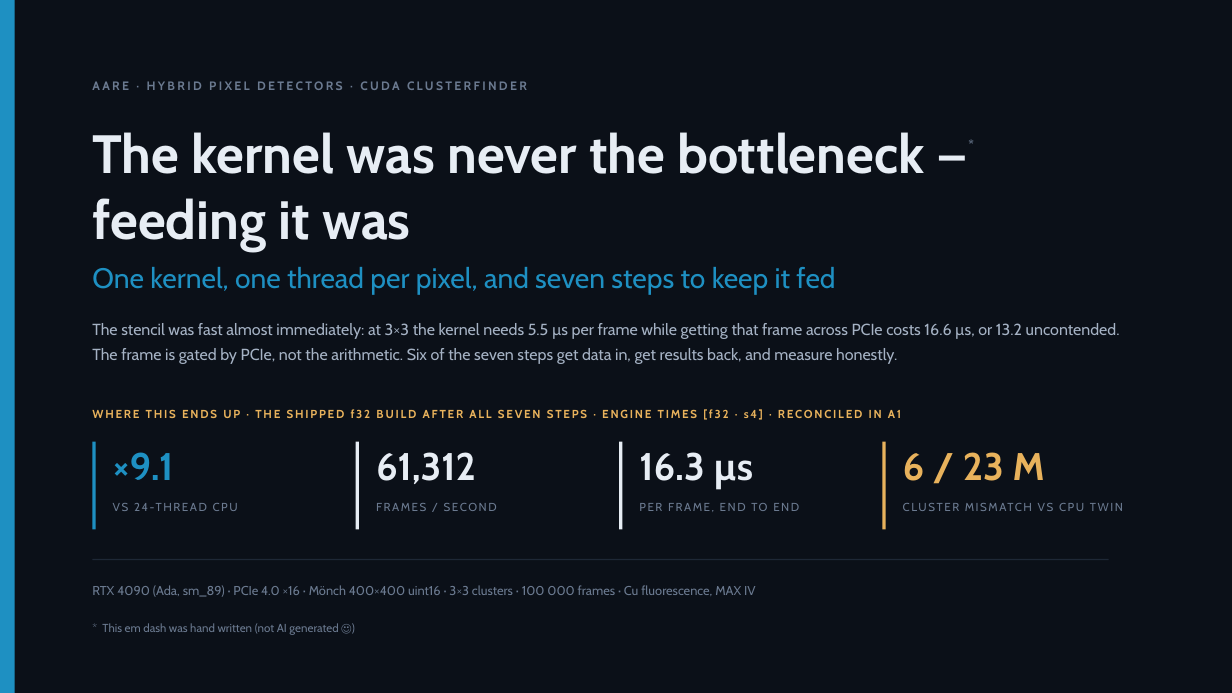
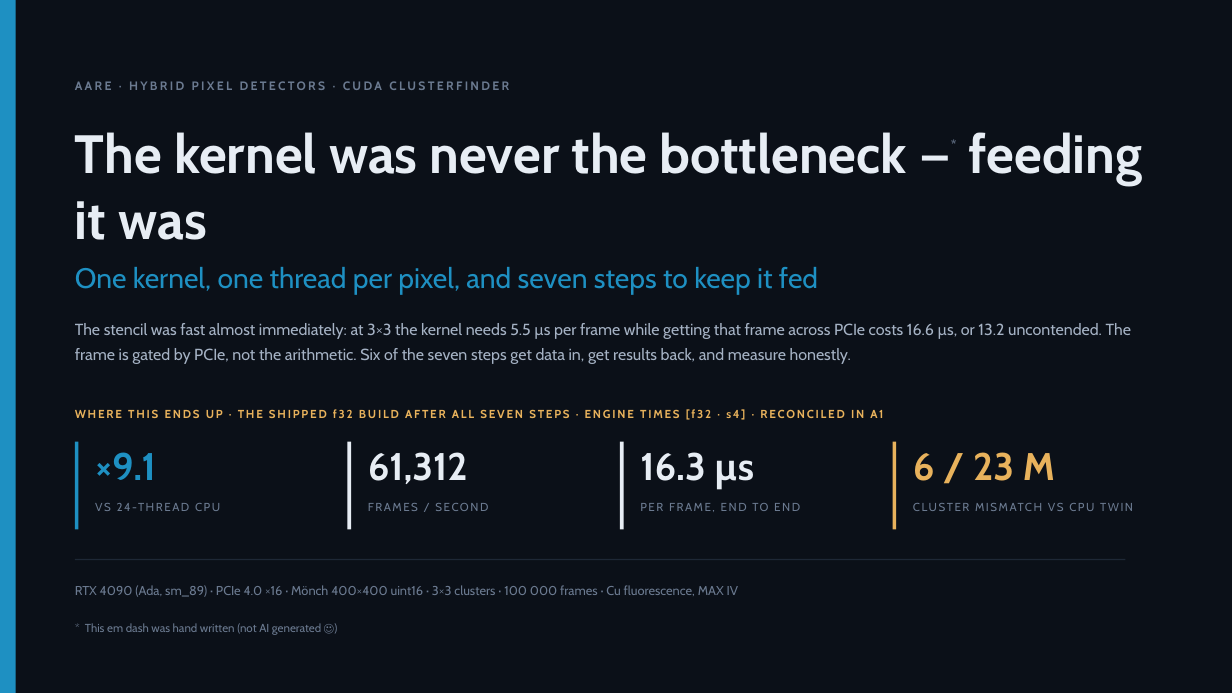
Before and after one commit to slsdetectorgroup/aare, a slide deck: slide 2 of docs/cf_cuda_performance.pptx. Drawn at 1232x693 pixels with LibreOffice and Linux fonts; fonts in the diff are those of the drawing. Boxes give left, top, right and bottom in pixels: in the first picture for what was removed or moved away, otherwise in the second. Text is boxed around its words. In the diff, an @@ line names an element or a change of style, - is before the commit and + after.

```diff
--- a/docs/cf_cuda_performance.pptx
+++ b/docs/cf_cuda_performance.pptx
@@ text "AARE · HYBRID PIXEL DETECTORS ...": place and size @@
-text "AARE · HYBRID PIXEL DETECTORS ..." at (92, 81, 527, 90)
+text "AARE · HYBRID PIXEL DETECTORS ..." at (75, 81, 509, 90)
@@ text "The kernel was never the ..." rewrapped from (92, 132, 924, 251) to (75, 132, 1143, 240) @@
@@ text "One kernel, one thread per ...": place and size @@
-text "One kernel, one thread per ..." at (92, 267, 835, 294)
+text "One kernel, one thread per ..." at (75, 267, 818, 294)
@@ text "The stencil was fast almost ..." rewrapped from (92, 323, 1120, 364) to (75, 323, 1131, 364) @@
@@ text "WHERE THIS ENDS UP · ...": place and size @@
-text "WHERE THIS ENDS UP · ..." at (92, 409, 901, 420)
+text "WHERE THIS ENDS UP · ..." at (75, 409, 883, 420)
@@ rectangle: place and size @@
-rectangle at (92, 442, 96, 530)
+rectangle at (75, 442, 79, 530)
@@ text "×9.1": place and size @@
-text "×9.1" at (113, 452, 174, 480)
+text "×9.1" at (95, 452, 156, 480)
@@ rectangle: place and size @@
-rectangle at (356, 442, 360, 530)
+rectangle at (348, 442, 351, 530)
@@ text "61,312": place and size @@
-text "61,312" at (376, 452, 476, 484)
+text "61,312" at (368, 452, 468, 484)
@@ rectangle: place and size @@
-rectangle at (883, 442, 886, 530)
+rectangle at (893, 442, 897, 530)
@@ text "6 / 23 M": place and size @@
-text "6 / 23 M" at (903, 452, 1045, 481)
+text "6 / 23 M" at (913, 452, 1055, 481)
@@ text "VS 24-THREAD CPU" rewrapped from (113, 500, 344, 528) to (95, 500, 334, 528) @@
@@ text "FRAMES / SECOND": place and size @@
-text "FRAMES / SECOND" at (376, 503, 497, 511)
+text "FRAMES / SECOND" at (368, 503, 488, 511)
@@ text "CLUSTER MISMATCH VS CPU TWIN" rewrapped from (903, 500, 1134, 528) to (913, 500, 1152, 528) @@
@@ rectangle: place and size @@
-rectangle at (92, 559, 1109, 560)
+rectangle at (75, 559, 1126, 560)
@@ text "RTX 4090 (Ada, sm_89) · ...": place and size @@
-text "RTX 4090 (Ada, sm_89) · ..." at (92, 585, 756, 597)
+text "RTX 4090 (Ada, sm_89) · ..." at (75, 585, 739, 597)
@@ text "* This em dash was ...": place and size @@
-text "* This em dash was ..." at (102, 623, 338, 635)
+text "* This em dash was ..." at (85, 623, 321, 635)
```
Also in this commit, not shown: 54 other slides changed, 34 other files.
